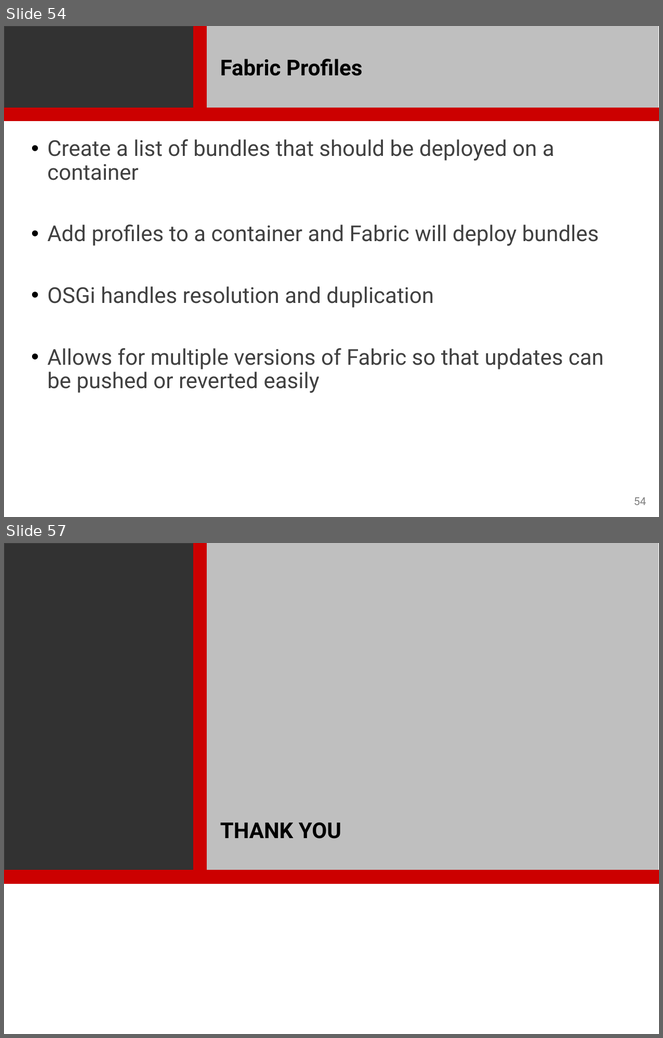
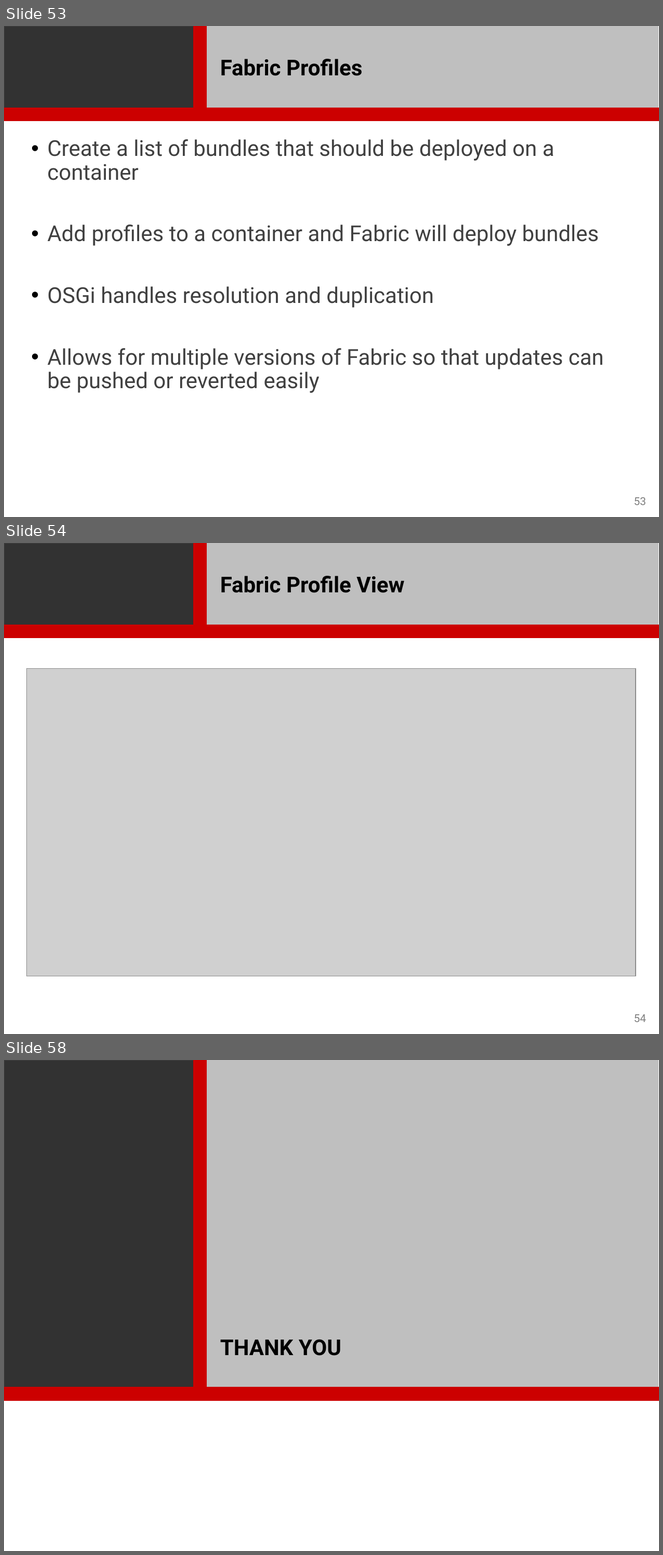
Before and after one commit to seansackowitz/associate-consultant-enablement-lab, a slide deck: presentations/Fuse/Fuse.pptx. Shown one above the other, each under a label of ours: slides 54 and 57 before the commit, slides 53, 54 and 58 after it; the slides between them are not shown. The pictures are 663x1038 and 663x1555 pixels, drawn with LibreOffice and Linux fonts; fonts in the diff are those of the drawing; grey boxes stand for pictures; background and template pictures are left out. Boxes give left, top, right and bottom in pixels: in the first picture for what was removed or moved away, otherwise in the second. Text is boxed around its words. In the diff, an @@ line names an element or a change of style, - is before the commit and + after.

```diff
--- a/presentations/Fuse/Fuse.pptx
+++ b/presentations/Fuse/Fuse.pptx
@@ slide 54 added at <box>4,543,659,1034</box>, background #FFFFFF; not listed: 4 template elements that a slide beside it also shows @@
@@ title added at <box>220,576,404,593</box>, 24 pt, text #000000, bold @@
+Fabric Profile View
@@ picture added at <box>27,669,636,977</box> @@
@@ page number added at <box>634,1015,647,1022</box>, 12 pt, text #7F7F7F @@
+54
@@ what was slide 54 is now slide 53 @@
@@ page number at <box>634,498,647,505</box>: text changed @@
-54
+53
@@ what was slide 57 is now slide 58 @@
```
Also in this commit, not shown: 8 slides changed, 1 other slide added, 1 slide removed.
